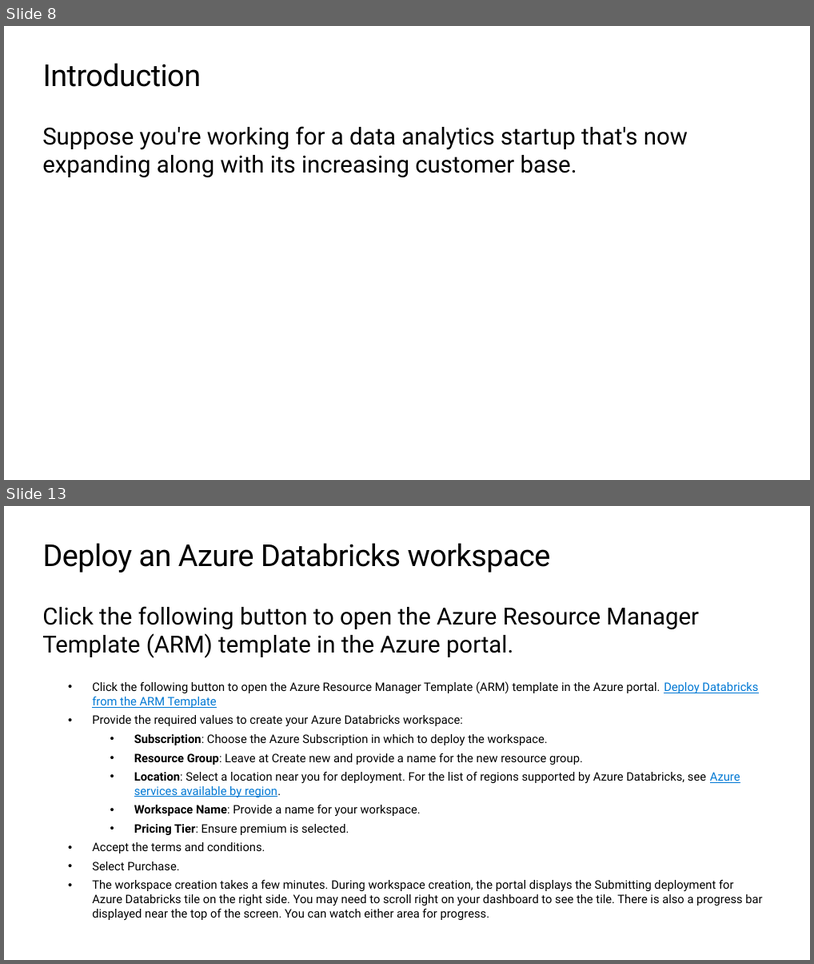
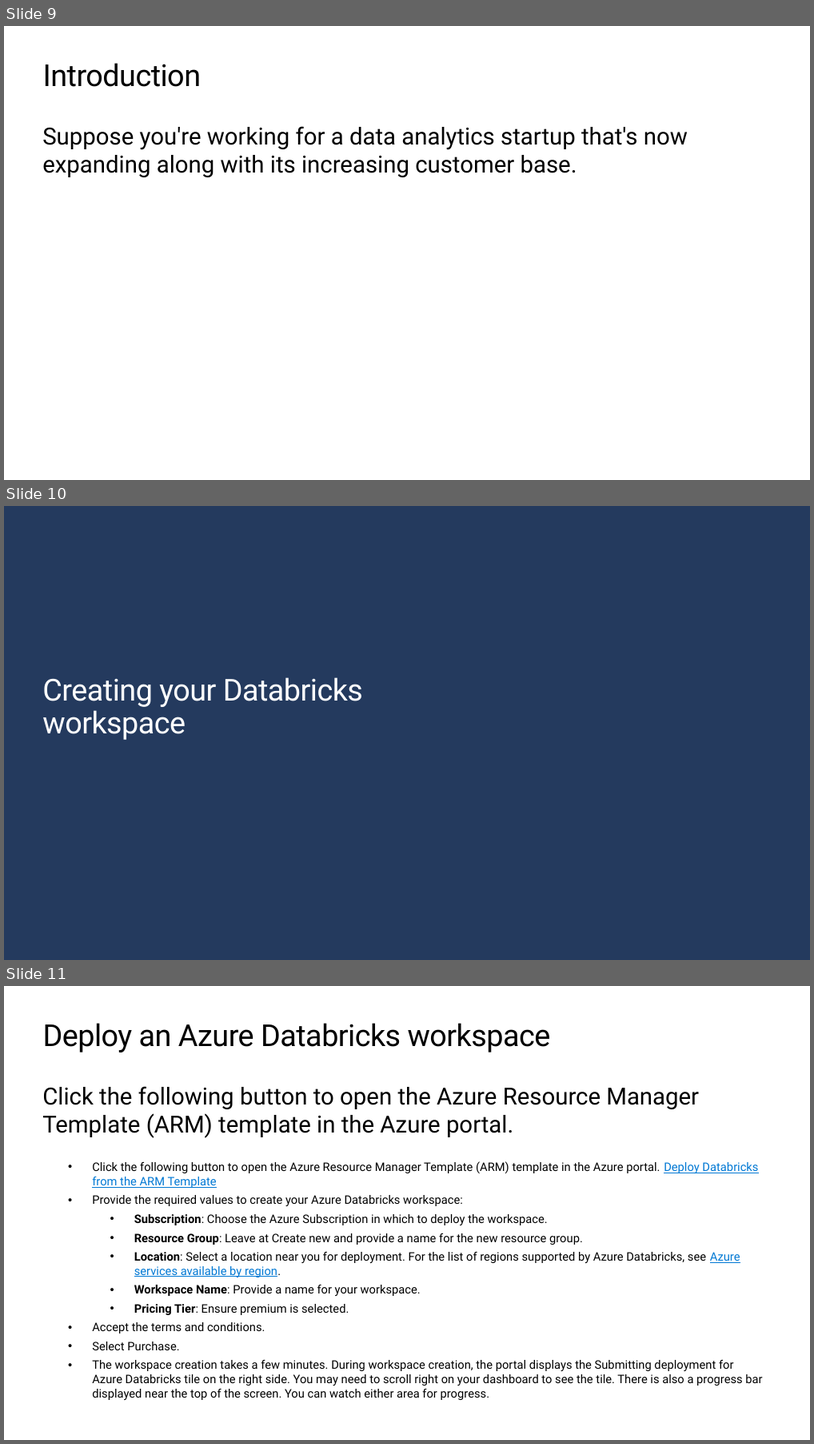
Before and after one commit to microsoft/workshop-library, a slide deck: full/intro-databricks/slides.pptx. Shown one above the other, each under a label of ours: slides 8 and 13 before the commit, slides 9, 10 and 11 after it; the slides between them are not shown. The pictures are 814x964 and 814x1444 pixels, drawn with LibreOffice and Linux fonts; fonts in the diff are those of the drawing; background and template pictures are left out. Boxes give left, top, right and bottom in pixels: in the first picture for what was removed or moved away, otherwise in the second. Text is boxed around its words. In the diff, an @@ line names an element or a change of style, - is before the commit and + after.

Commit message:
fixing up the databricks slides

```diff
--- a/full/intro-databricks/slides.pptx
+++ b/full/intro-databricks/slides.pptx
@@ slide 10 added at (4, 506, 810, 960), background picture (left out) @@
@@ title added at (42, 677, 363, 740), 36 pt, text #FFFFFF @@
+Creating your Databricks workspace
@@ what was slide 8 is now slide 9 @@
@@ what was slide 13 is now slide 11 @@
```
Also in this commit, not shown: 1 slide changed, 1 slide removed.
